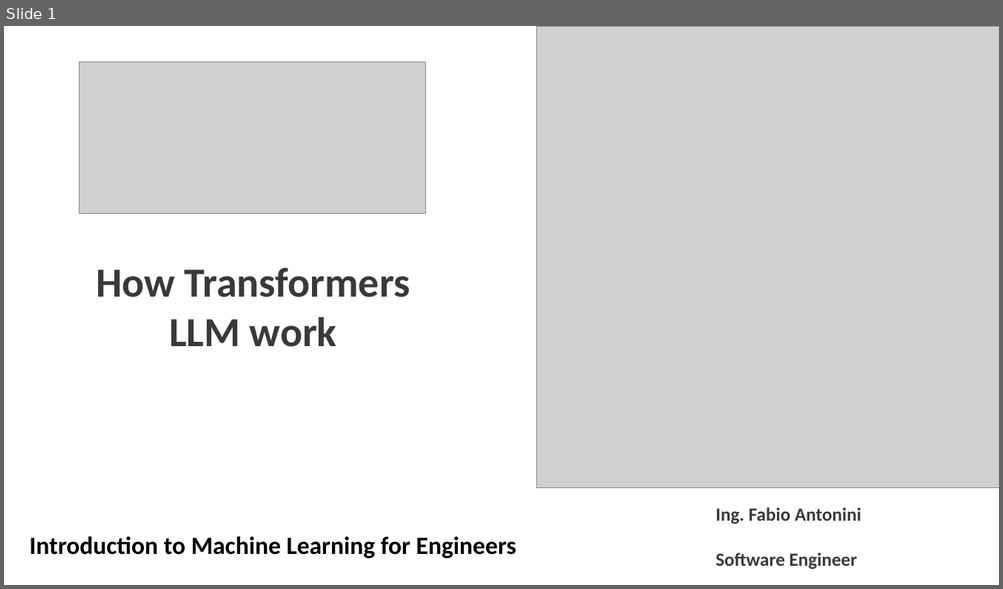
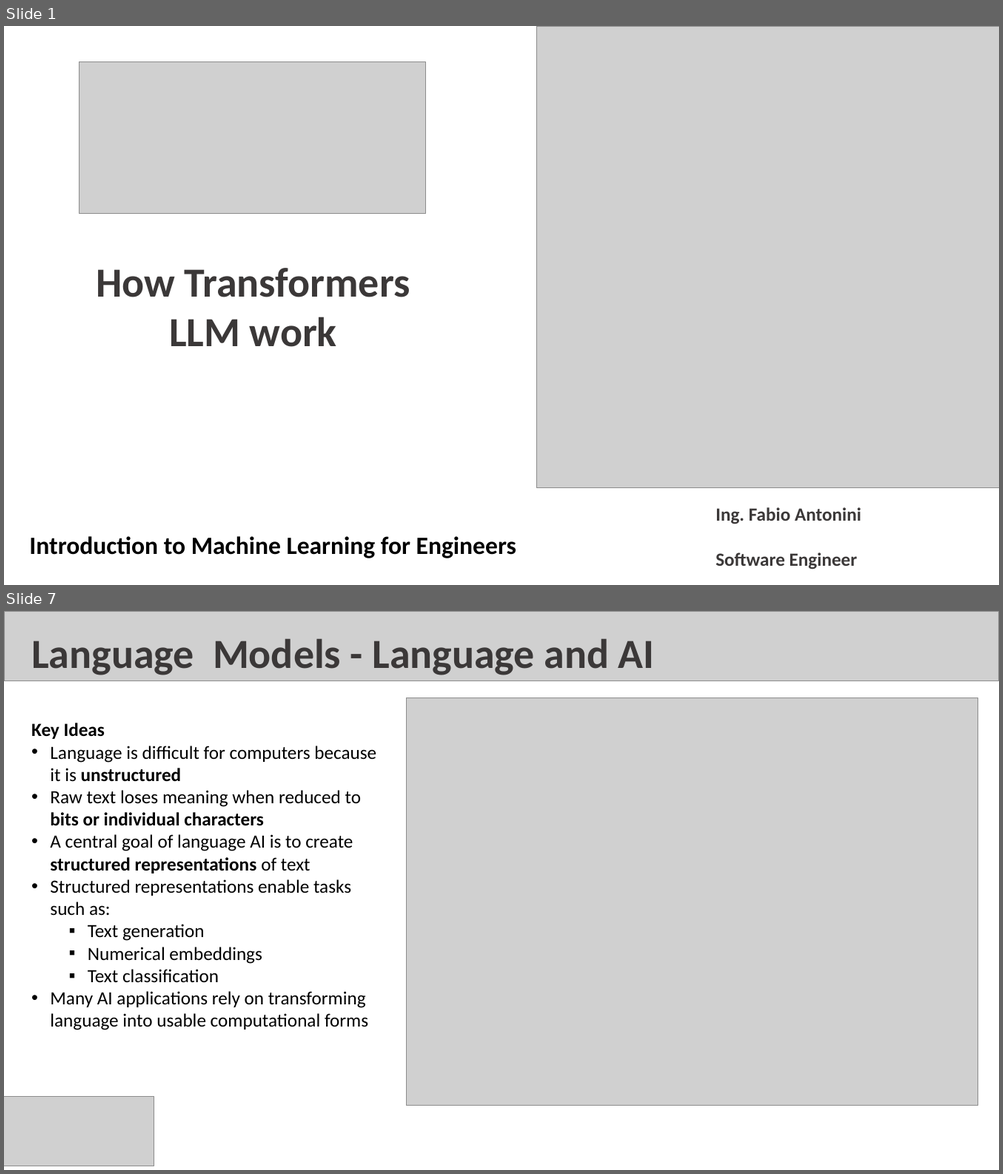
Before and after one commit to fabioantonini/dlai-short-courses, a slide deck: How Transformer LLMs Work/Slides/HowTransformersLLMwork.pptx. Shown one above the other, each under a label of ours: slide 1 before the commit, slides 1 and 7 after it; the slides between them are not shown. The pictures are 1003x589 and 1003x1174 pixels, drawn with LibreOffice and Linux fonts; fonts in the diff are those of the drawing; grey boxes stand for pictures; background and template pictures are left out. Boxes give left, top, right and bottom in pixels: in the first picture for what was removed or moved away, otherwise in the second. Text is boxed around its words. In the diff, an @@ line names an element or a change of style, - is before the commit and + after.

Commit message:
new pictures and pptx updated

```diff
--- a/How Transformer LLMs Work/Slides/HowTransformersLLMwork.pptx
+++ b/How Transformer LLMs Work/Slides/HowTransformersLLMwork.pptx
@@ slide 7 added at [4,611,999,1170], background #FFFFFF @@
@@ picture added at [4,611,999,681] @@
@@ text added at [31,638,654,675], 40 pt, text #3B3838, bold @@
+Language Models - Language and AI
@@ picture added at [406,698,978,1106] @@
@@ text added at [31,723,376,1031], 18 pt, text #000000 @@
+Key Ideas
+• Language is difficult for computers because it is unstructured
+• Raw text loses meaning when reduced to bits or individual characters
+• A central goal of language AI is to create structured representations of text
+• Structured representations enable tasks such as:
+    ▪ Text generation
+    ▪ Numerical embeddings
+    ▪ Text classification
+• Many AI applications rely on transforming language into usable computational forms
@@ picture added at [4,1096,154,1167] @@
```
Also in this commit, not shown: 12 other slides added, 1 slide removed, 17 other files.
